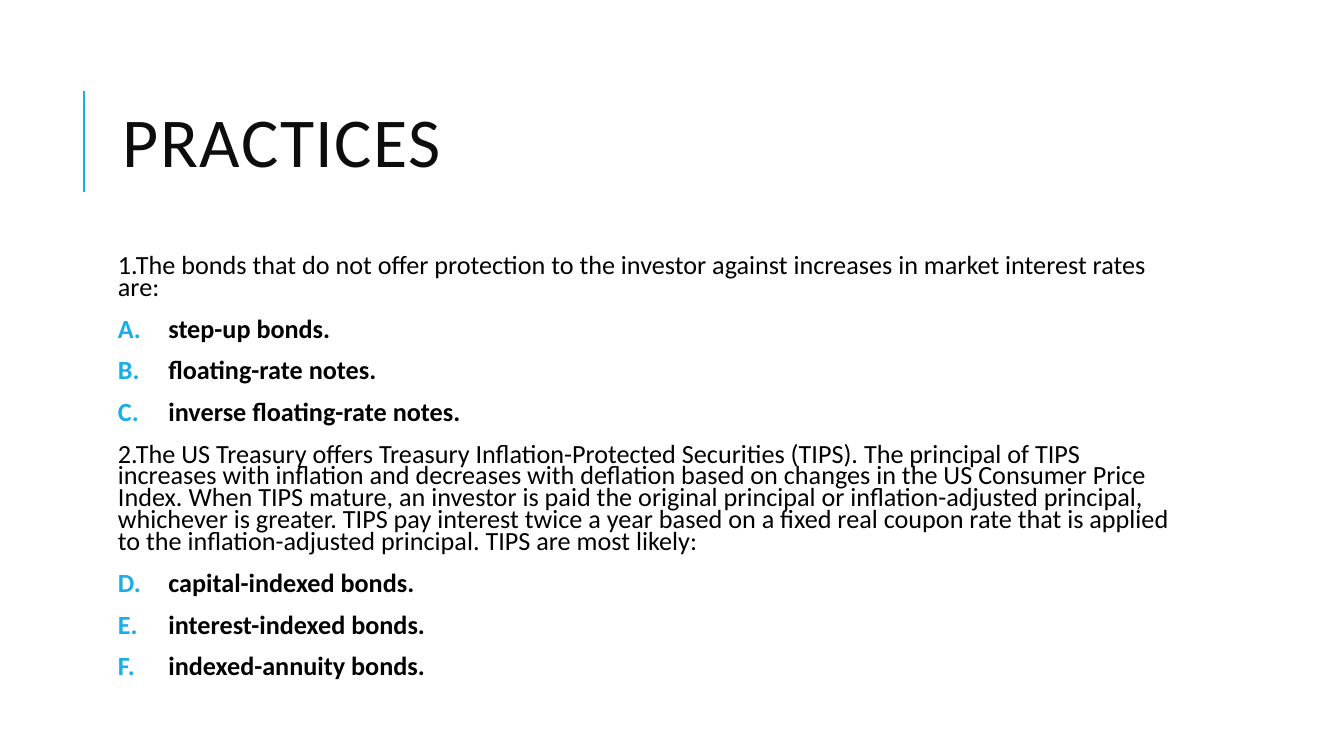
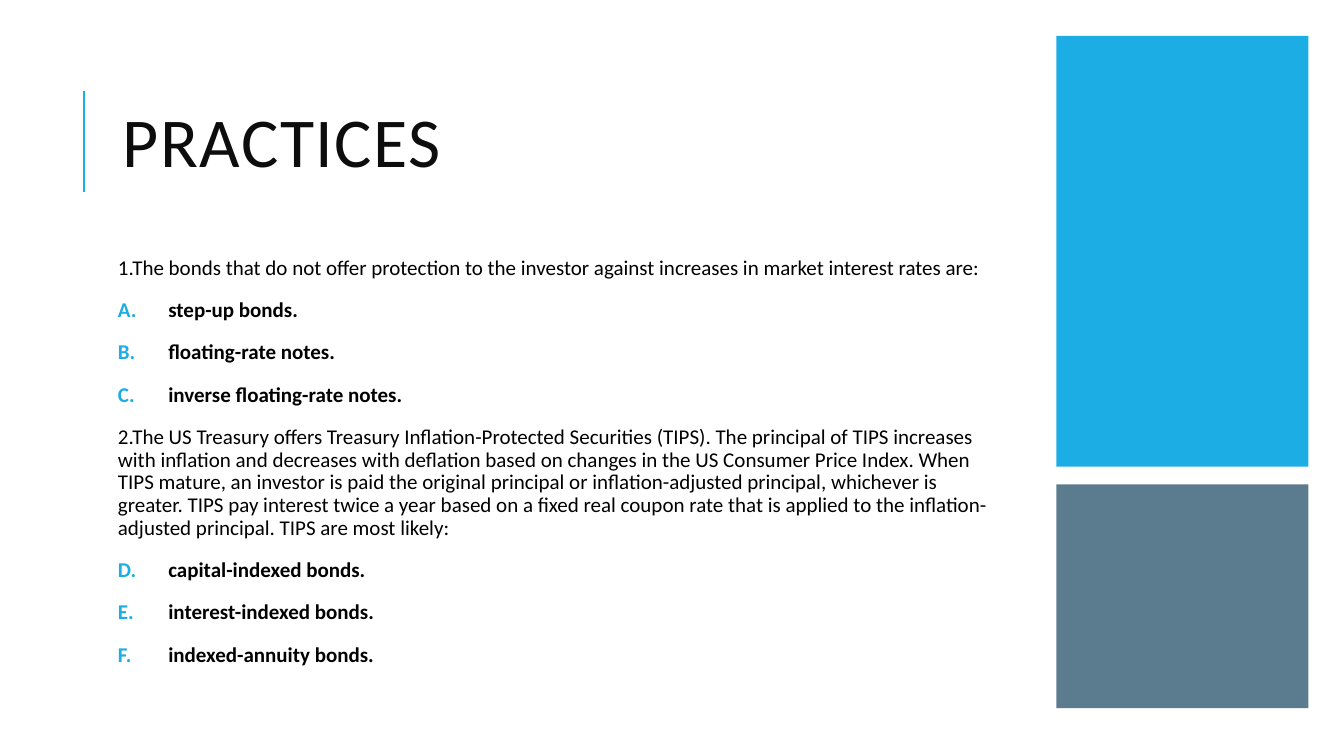
Before and after one commit to Isco0530/data, a slide deck: slide 40 of Fixed Income.pptx. Drawn at 1344x756 pixels with LibreOffice and Linux fonts; fonts in the diff are those of the drawing. Boxes give left, top, right and bottom in pixels: in the first picture for what was removed or moved away, otherwise in the second. Text is boxed around its words. In the diff, an @@ line names an element or a change of style, - is before the commit and + after.

```diff
--- a/Fixed Income.pptx
+++ b/Fixed Income.pptx
@@ rectangle added at [1057, 36, 1309, 467], fill #1CADE4 @@
@@ text "1.The bonds that do not ..." at [118, 260, 986, 666]: size 18.7 to 15 pt; line spacing 0.7 to 0.9 @@
@@ rectangle added at [1057, 485, 1309, 709], fill #335B74 at 80% opacity @@
```
Also in this commit, not shown: 6 other slides changed, 1 slide removed.
